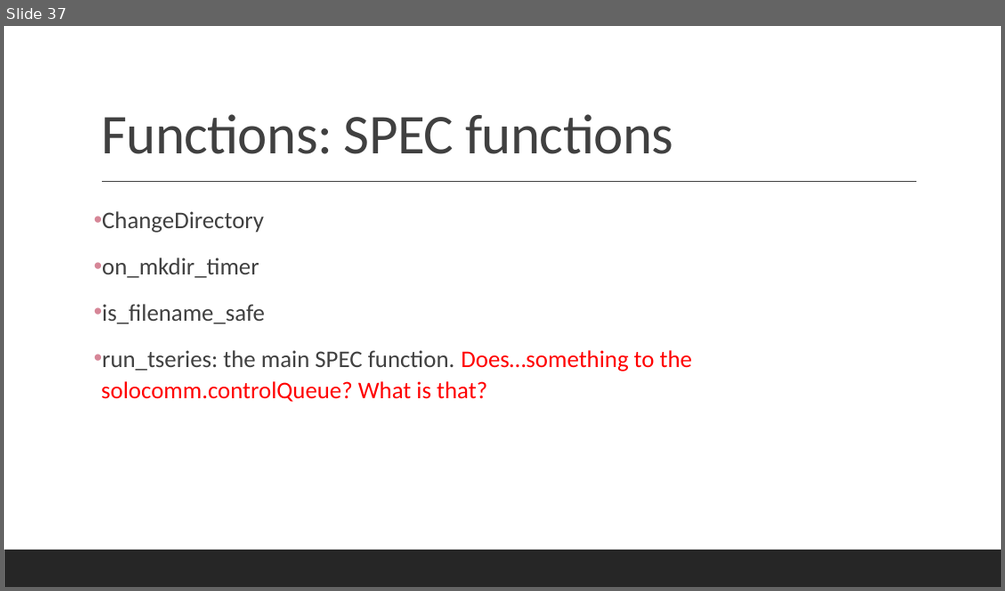
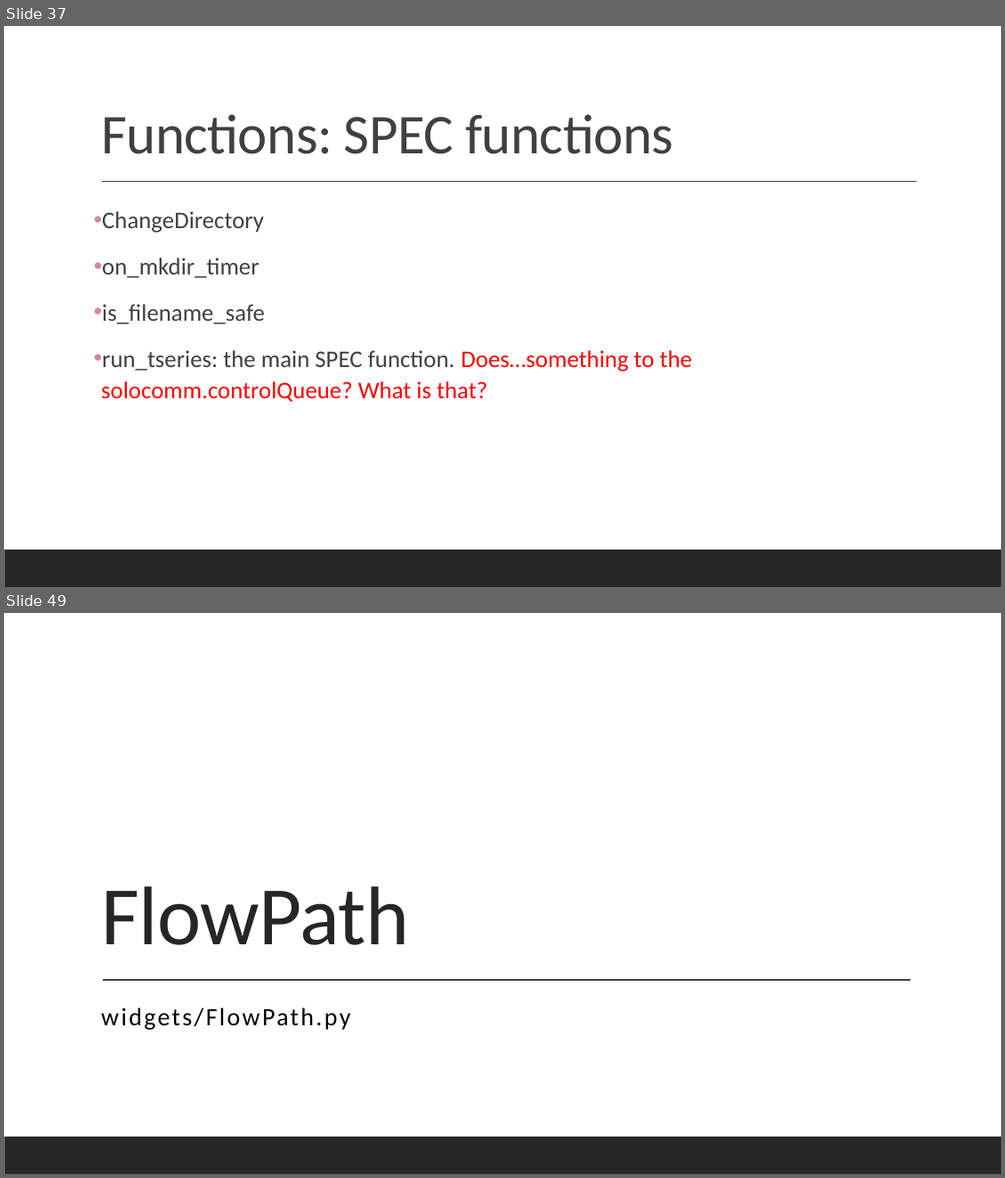
Before and after one commit to mathmauney/SAXSControl, a slide deck: Documentation.pptx. Shown one above the other, each under a label of ours: slide 37 before the commit, slides 37 and 49 after it; the slides between them are not shown. The pictures are 1005x591 and 1005x1178 pixels, drawn with LibreOffice and Linux fonts; fonts in the diff are those of the drawing. Boxes give left, top, right and bottom in pixels: in the first picture for what was removed or moved away, otherwise in the second. Text is boxed around its words. In the diff, an @@ line names an element or a change of style, - is before the commit and + after.

```diff
--- a/Documentation.pptx
+++ b/Documentation.pptx
@@ slide 49 added at (4,613,1001,1174), background #FFFFFF; not listed: 1 template element that a slide beside it also shows @@
@@ title added at (101,886,409,945), 80 pt, text #262626 @@
+FlowPath
@@ line added from (103, 981) to (910, 981), #404040 1 pt @@
@@ text added at (101,1007,350,1030), 24 pt, text #000000 @@
+widgets/FlowPath.py
```
Also in this commit, not shown: 1 slide changed, 15 other slides added, 1 slide removed, 2 other files.
